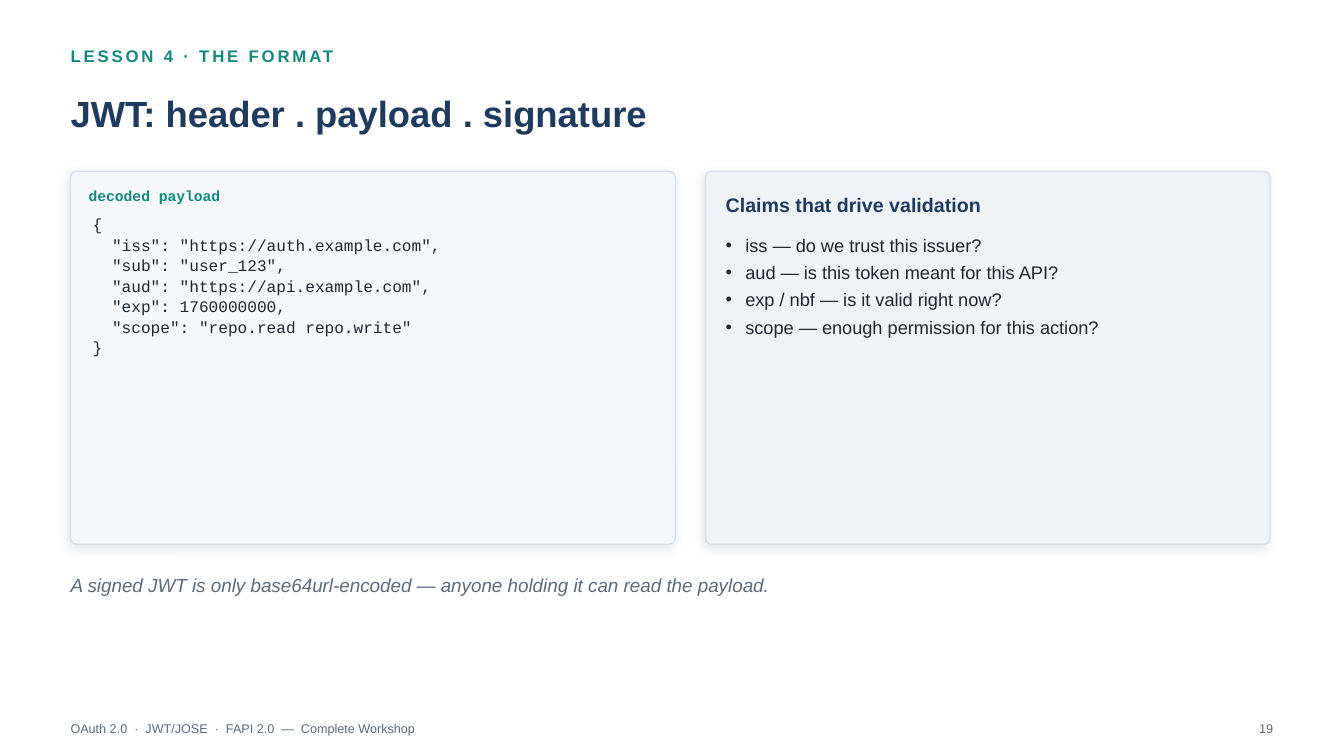
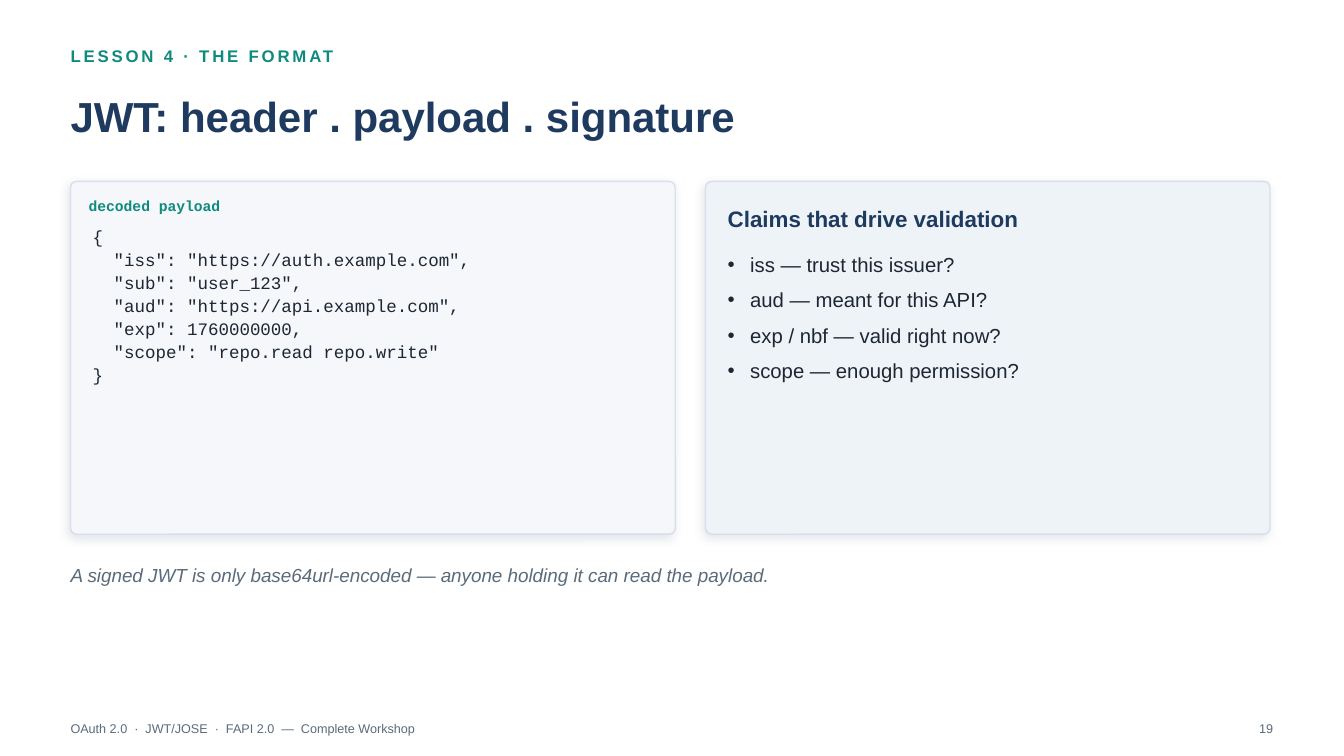
Before and after one commit to jufianto/blog-resource, a slide deck: slide 19 of oauth-learn/export/presentations/oauth_complete_workshop_lessons_1_8.pptx. Drawn at 1344x756 pixels with LibreOffice and Linux fonts; fonts in the diff are those of the drawing. Boxes give left, top, right and bottom in pixels: in the first picture for what was removed or moved away, otherwise in the second. Text is boxed around its words. In the diff, an @@ line names an element or a change of style, - is before the commit and + after.

```diff
--- a/oauth-learn/export/presentations/oauth_complete_workshop_lessons_1_8.pptx
+++ b/oauth-learn/export/presentations/oauth_complete_workshop_lessons_1_8.pptx
@@ text "JWT: header . payload . ..." at bbox=[71, 101, 735, 141]: size 26 to 30 pt @@
@@ rounded rectangle: place and size @@
-rounded rectangle at bbox=[71, 171, 676, 544]
+rounded rectangle at bbox=[71, 181, 676, 534]
@@ rounded rectangle at bbox=[71, 181, 676, 534]: proportions changed @@
@@ text "decoded payload": place and size @@
-text "decoded payload" at bbox=[89, 190, 220, 204]
+text "decoded payload" at bbox=[89, 200, 220, 214]
@@ rounded rectangle at bbox=[706, 181, 1270, 534]: proportions changed @@
@@ rounded rectangle: place and size @@
-rounded rectangle at bbox=[706, 171, 1270, 544]
+rounded rectangle at bbox=[706, 181, 1270, 534]
@@ text "Claims that drive validation": place and size @@
-text "Claims that drive validation" at bbox=[726, 197, 981, 212]
+text "Claims that drive validation" at bbox=[728, 210, 1018, 228]
@@ text "Claims that drive validation" at bbox=[728, 210, 1018, 228]: size 14 to 16 pt @@
@@ text "{": place and size @@
-text "{" at bbox=[112, 239, 441, 337]
+text "{" at bbox=[114, 254, 470, 362]
@@ text "{" at bbox=[114, 254, 470, 362]: size 11.5 to 12.5 pt; line spacing 1.06 to 1.1 @@
@@ text at bbox=[750, 257, 1018, 383]: text changed; size 13 to 14.5 pt @@
-• iss — do we trust this issuer?
-• aud — is this token meant for this API?
-• exp / nbf — is it valid right now?
-• scope — enough permission for this action?
+• iss — trust this issuer?
+• aud — meant for this API?
+• exp / nbf — valid right now?
+• scope — enough permission?
@@ text "A signed JWT is only ...": place and size @@
-text "A signed JWT is only ..." at bbox=[71, 578, 769, 596]
+text "A signed JWT is only ..." at bbox=[71, 568, 769, 586]
```
Also in this commit, not shown: 23 other slides changed, 30 other files.
